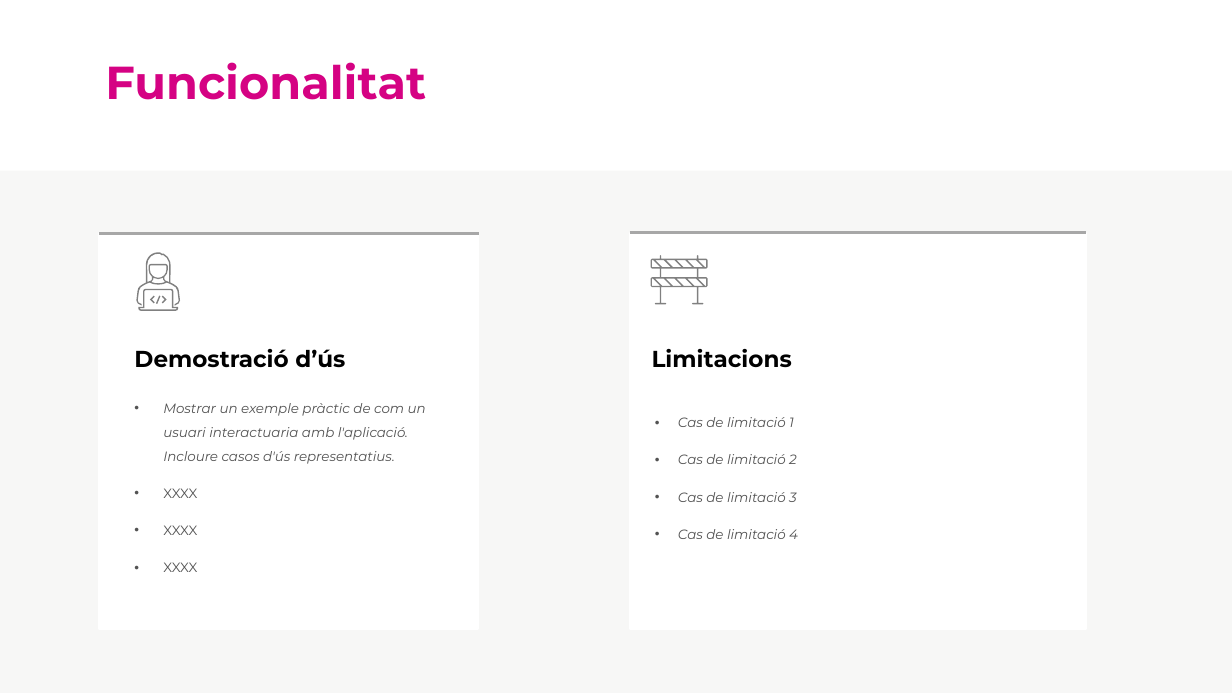
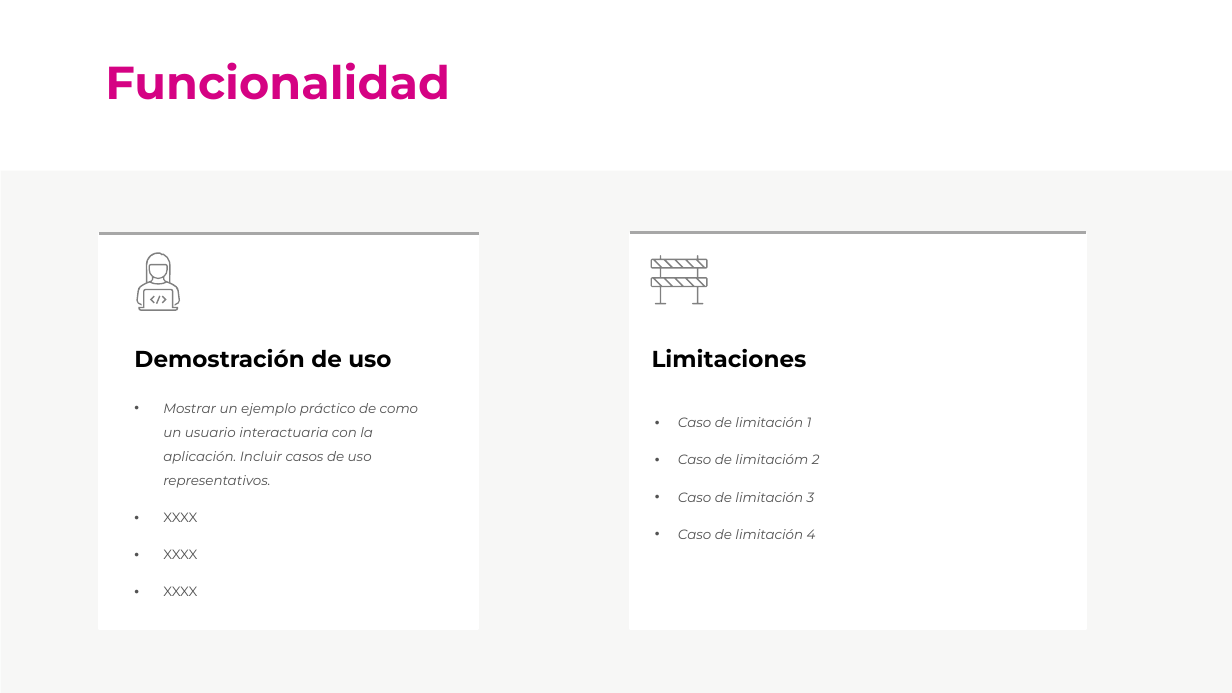
Before and after one commit to cvilafer/Datato_Equipo1_Reto3, a slide deck: slide 6 of Datato2025_Equipo1_Reto3.pptx. Drawn at 1232x693 pixels with LibreOffice and Linux fonts; fonts in the diff are those of the drawing; background and template pictures are left out. Boxes give left, top, right and bottom in pixels: in the first picture for what was removed or moved away, otherwise in the second. Text is boxed around its words. In the diff, an @@ line names an element or a change of style, - is before the commit and + after.

```diff
--- a/Datato2025_Equipo1_Reto3.pptx
+++ b/Datato2025_Equipo1_Reto3.pptx
@@ title at (105, 62, 450, 100): text changed @@
-Funcionalitat
+Funcionalidad
@@ text at (134, 349, 391, 368): text changed @@
-Demostració d’ús
+Demostración de uso
@@ text at (652, 349, 807, 368): text changed @@
-Limitacions
+Limitaciones
@@ text at (163, 403, 418, 488): text changed @@
-• Mostrar un exemple pràctic de com un usuari interactuaria amb l'aplicació. Incloure casos d'ús representatius.
+• Mostrar un ejemplo práctico de como un usuario interactuaria con la aplicación. Incluir casos de uso representativos.
@@ subtitle at (678, 417, 820, 539): text changed @@
-• Cas de limitació 1
-• Cas de limitació 2
-• Cas de limitació 3
-• Cas de limitació 4
+• Caso de limitación 1
+• Caso de limitacióm 2
+• Caso de limitación 3
+• Caso de limitación 4
```
Also in this commit, not shown: 7 other slides changed.
